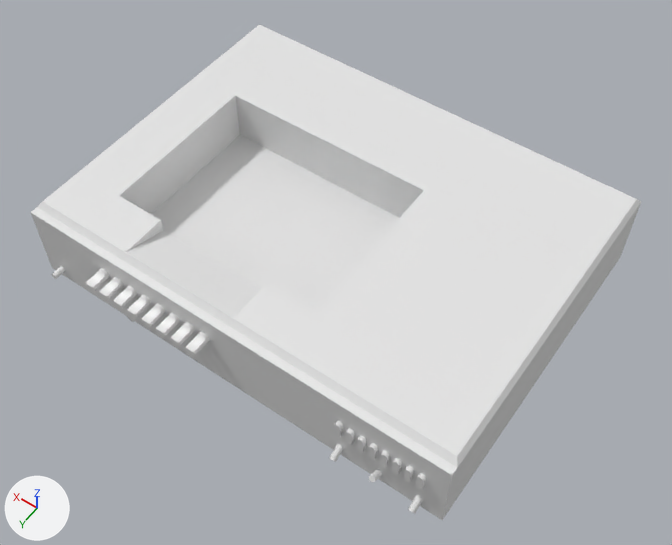
An edit to the Blender file Blends/prop-vcr.blend, drawn before and after from the same camera.
Rendered twice from a 50 mm camera at (-0.297, 0.418, 0.611) aimed at (-0.019, 0.029, 0.0). The axes (+X, +Y, +Z) are drawn at lower left. The lights are the same throughout.

The first picture shows 'prop-vcr'.
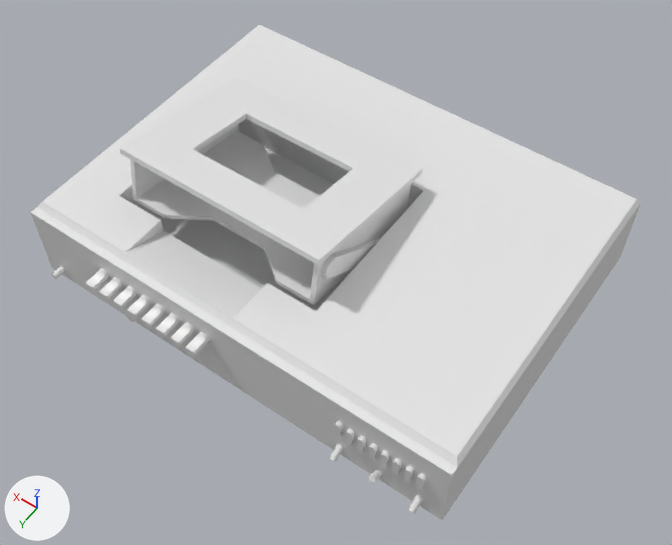
Commit message: working on vcr

What differs and where, as boxes [x1, y1, x2, y2] in the pictures (672 x 545 px):
part 1 of me_prop_vcr, added: after [130, 125, 411, 305]
part 2 of me_prop_vcr, added: after [120, 77, 423, 265]
part 3 of me_prop_vcr, built on: before [37, 196, 458, 468]; after [37, 162, 458, 468]

What changed in the scene script:
```text
Change me_prop_vcr:
    used by ob_prop_vcr; location = (0.0, 0.0, 0.0)
    remove me_prop_vcr.from_pydata(...)  # 500 vertices, 333 faces; spans x -0.2..0.2, y -0.155..0.167, z -0.05..0.048
    add me_prop_vcr.from_pydata(...)  # 570 vertices, 389 faces; spans x -0.2..0.2, y -0.155..0.167, z -0.05..0.096
    me_prop_vcr part 1: a new loose piece of 32 vertices spanning x -0.043..0.143, y -0.045..0.091, z 0.019..0.09, in mat_material (white #e7e7e7)
    me_prop_vcr part 2: a new loose piece of 16 vertices spanning x -0.047..0.147, y -0.053..0.089, z 0.066..0.096, in mat_material (white #e7e7e7)
    me_prop_vcr part 3
    6 vertices are removed from x -0.194..0.194, y 0.134..0.143, z -0.03..0.048
    14 faces are deleted
    16 vertices are added at x -0.194..0.194, y -0.003..0.143, z -0.03..0.081
    12 new vertices lie (0.004, 0.0, 0.0) away from vertices in x -0.047..0.143, y -0.003..0.081, z 0.016..0.081
    26 new faces join them
```
